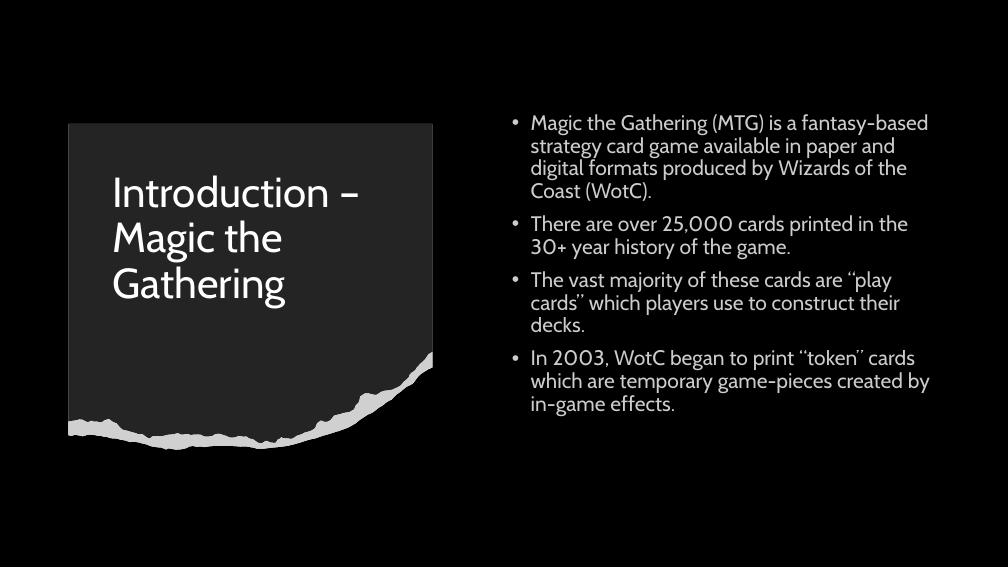
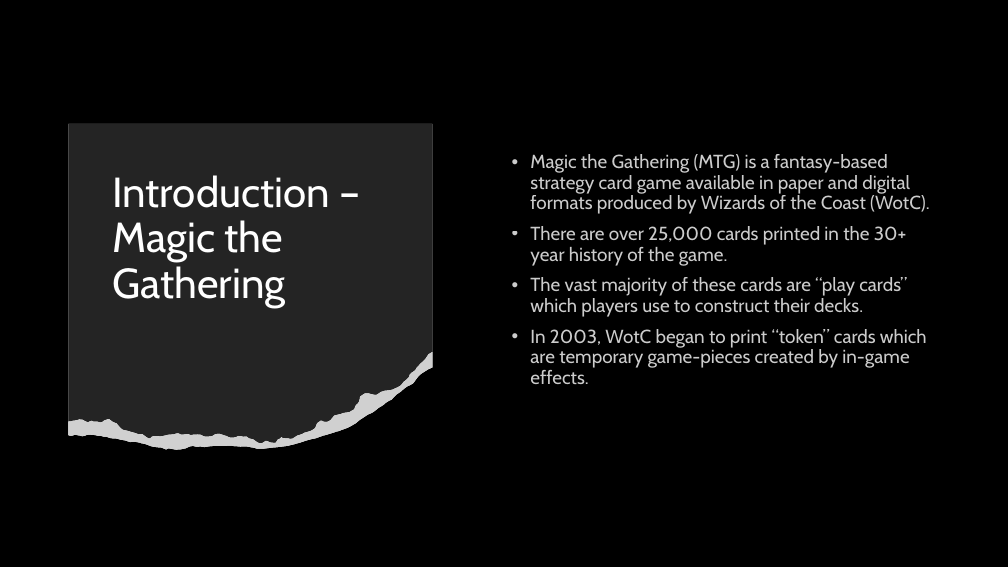
Before and after one commit to valdesgabriel/mtg-image-classification, a slide deck: slide 2 of presentation/Binary Image Classification Presentation.pptx. Drawn at 1008x567 pixels with LibreOffice and Linux fonts; fonts in the diff are those of the drawing; grey boxes stand for pictures. Boxes give left, top, right and bottom in pixels: in the first picture for what was removed or moved away, otherwise in the second. Text is boxed around its words. In the diff, an @@ line names an element or a change of style, - is before the commit and + after.

```diff
--- a/presentation/Binary Image Classification Presentation.pptx
+++ b/presentation/Binary Image Classification Presentation.pptx
@@ text "Magic the Gathering (MTG) is ...": place and size @@
-text "Magic the Gathering (MTG) is ..." at [531, 114, 930, 417]
+text "Magic the Gathering (MTG) is ..." at [530, 154, 930, 384]
@@ text "Magic the Gathering (MTG) is ..." at [530, 154, 930, 384]: size 20 to 18 pt @@
```
Also in this commit, not shown: 5 other slides changed, 1 other file.
